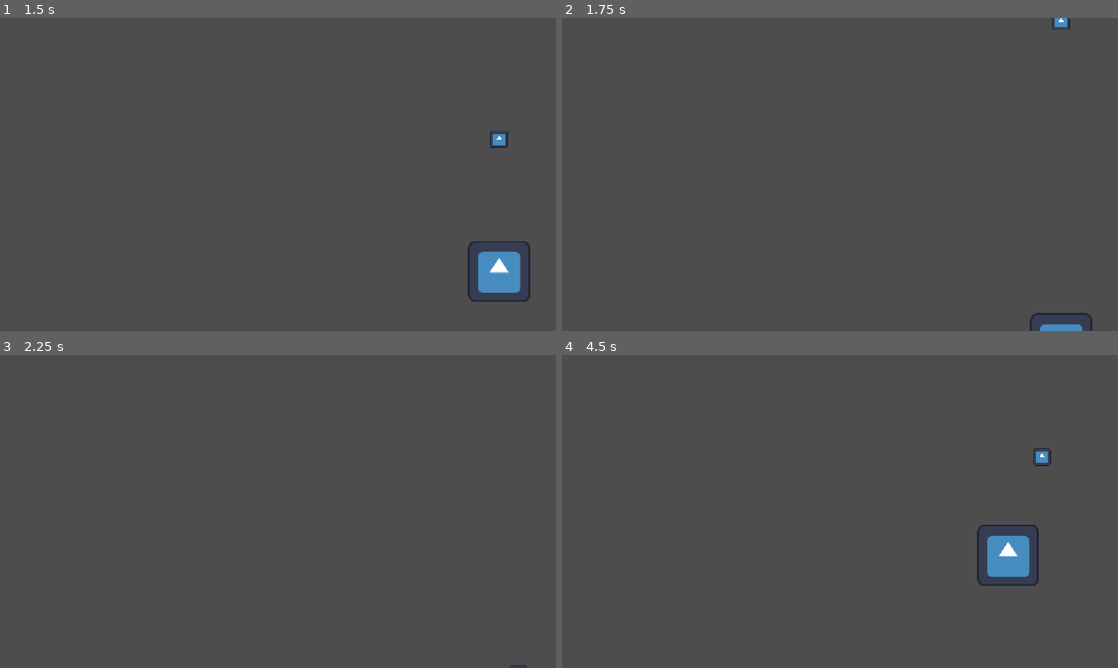
Above: before the commit, frames 1-4 (two rows, left to right).
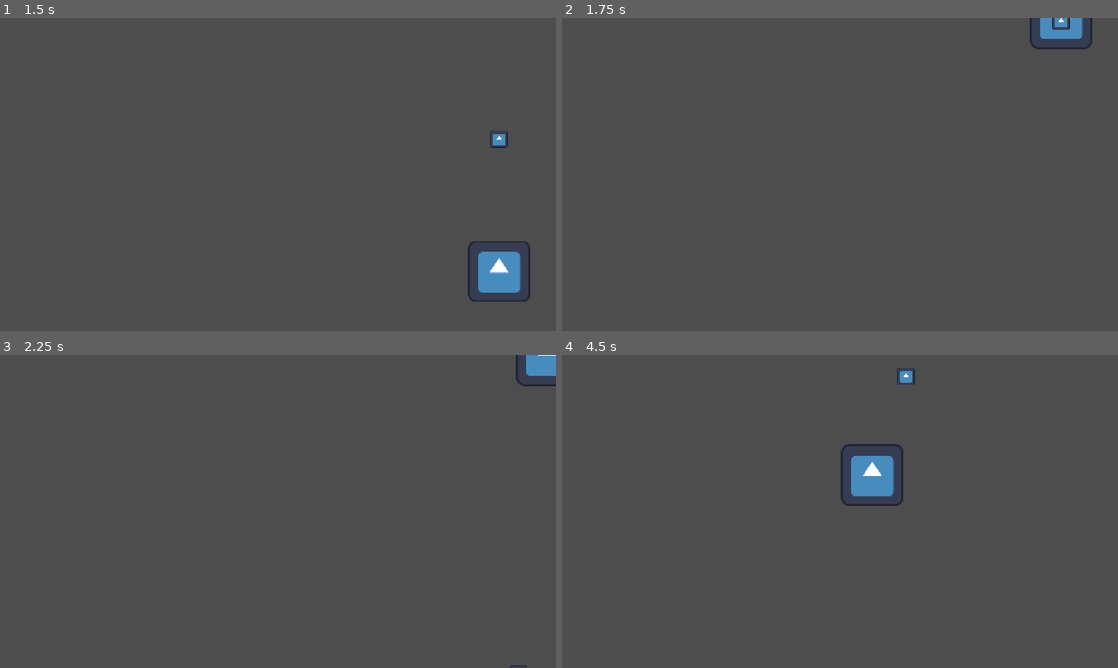
Above: after the commit, the same moments.

Repository: AndreVHGSAE/Asteriods-Fran
Game: Godot game, scene res://Main.tscn
Same seed, same stepped clock (60 frames per second), same inputs: the game is played once before the commit and once after it. The engine's default icon, where the game draws it, is replaced by a stand-in: a white triangle on a blue panel in a dark square.
Inputs:
- Up to frame 1 (1.5 s): tap Enter (Shoot) at 0.5, 0.6, 1.35 s; hold D (Right) 0.53-1.28 s; hold S (Down) from 1.28 s (still down)
- Up to frame 2 (1.75 s): keep holding S (Down)
- Up to frame 3 (2.25 s): release S (Down) at 2.03 s; hold D (Right) from 2.03 s (still down); tap Enter (Shoot) at 2.1 s
- Up to frame 4 (4.5 s): release D (Right) at 2.78 s; hold W (Up) 2.78-3.53 s; tap Enter (Shoot) at 2.85, 3.6, 4.35 s; hold A (Left) from 3.53 s (still down)

Frame 1 is identical in both runs. In frame 2, 0.8% of the frame differs, in the area x 84-96%, y 0-100%; in frame 3, 0.5%; in frame 4, 2.8%, in the area x 50-88%, y 4-74%.

Commit message:
Screen Wrap
Tried doing screen wrap, couldn't work right

Diff:
--- a/ship.gd
+++ b/ship.gd
@@ -6,14 +6,17 @@
 @export var bullet : PackedScene
 @export var pivot : Node2D
 
+@onready var screen_size = get_viewport_rect().size
+
 # Called when the node enters the scene tree for the first time.
 func _ready() -> void:
+
 	pass # Replace with function body.
 
 
 # Called every frame. 'delta' is the elapsed time since the previous frame.
 func _process(delta: float) -> void:
-
+	screen_wrap()
 	pass
 
 func _physics_process(delta: float) -> void:
@@ -37,3 +40,20 @@
 	bulletObj.global_position = pivot.global_position
 	bulletObj.linear_velocity = Vector2.UP * 1000
 	pass
+
+func screen_wrap():
+	if position.x > screen_size.x:
+		position.x = 0
+		print_debug ("TP X to left")
+	if position.x < 0:
+		position.x = screen_size.x
+		print_debug ("TP X to right")
+	if position.y > screen_size.y:
+		position.y = 0
+		print_debug ("TP Y to up")
+	if position.y < 0:
+		position.y = screen_size.y
+		print_debug ("TP X to down")
+	#position.x = wrapf(position.x, 0, 1152)
+	#position.y = wrapf(position.y, 0, 648)
+	pass
